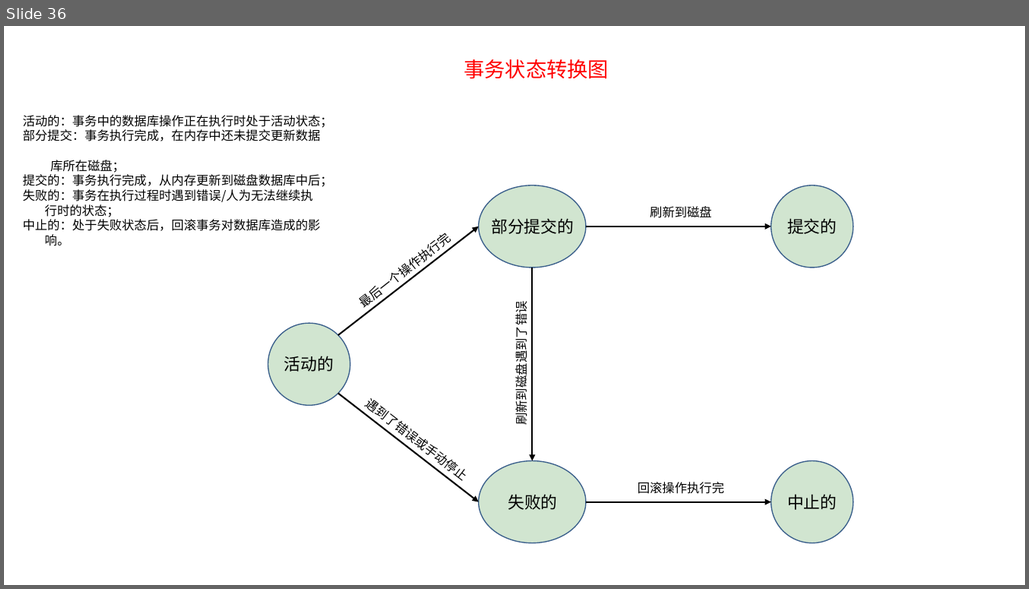
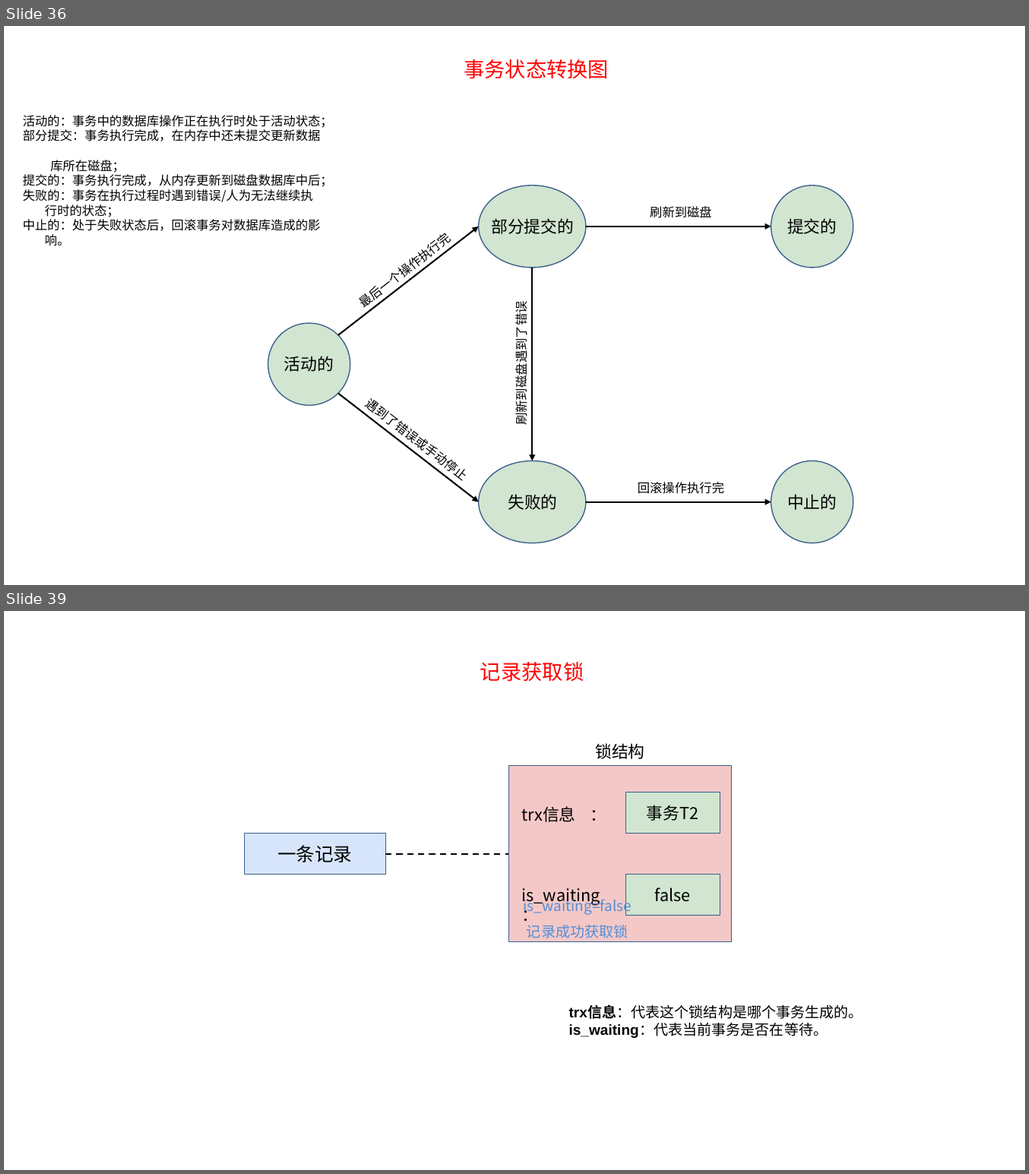
Before and after one commit to Qlj-1966910355/Learning-Materials, a slide deck: learn-file/新建 Microsoft Office PowerPoint 演示文稿.pptx. Shown one above the other, each under a label of ours: slide 36 before the commit, slides 36 and 39 after it; the slides between them are not shown. The pictures are 1029x589 and 1029x1174 pixels, drawn with LibreOffice and Linux fonts; fonts in the diff are those of the drawing. Boxes give left, top, right and bottom in pixels: in the first picture for what was removed or moved away, otherwise in the second. Text is boxed around its words. In the diff, an @@ line names an element or a change of style, - is before the commit and + after.

```diff
--- a/learn-file/新建 Microsoft Office PowerPoint 演示文稿.pptx
+++ b/learn-file/新建 Microsoft Office PowerPoint 演示文稿.pptx
@@ slide 39 added at [4,611,1025,1170], background #FFFFFF @@
@@ text added at [481,662,584,682], 20 pt, text #FF0000 @@
+记录获取锁
@@ group added at [245,743,864,1038]: 5 texts, 4 rectangles, 1 line @@
+一条记录
+事务T2
+false
+trx信息 ：
+is_waiting ：
+锁结构
+trx信息：代表这个锁结构是哪个事务生成的。
+is_waiting：代表当前事务是否在等待。
+is_waiting=false
+记录成功获取锁
```
Also in this commit, not shown: 2 other slides added, 1 other file.
